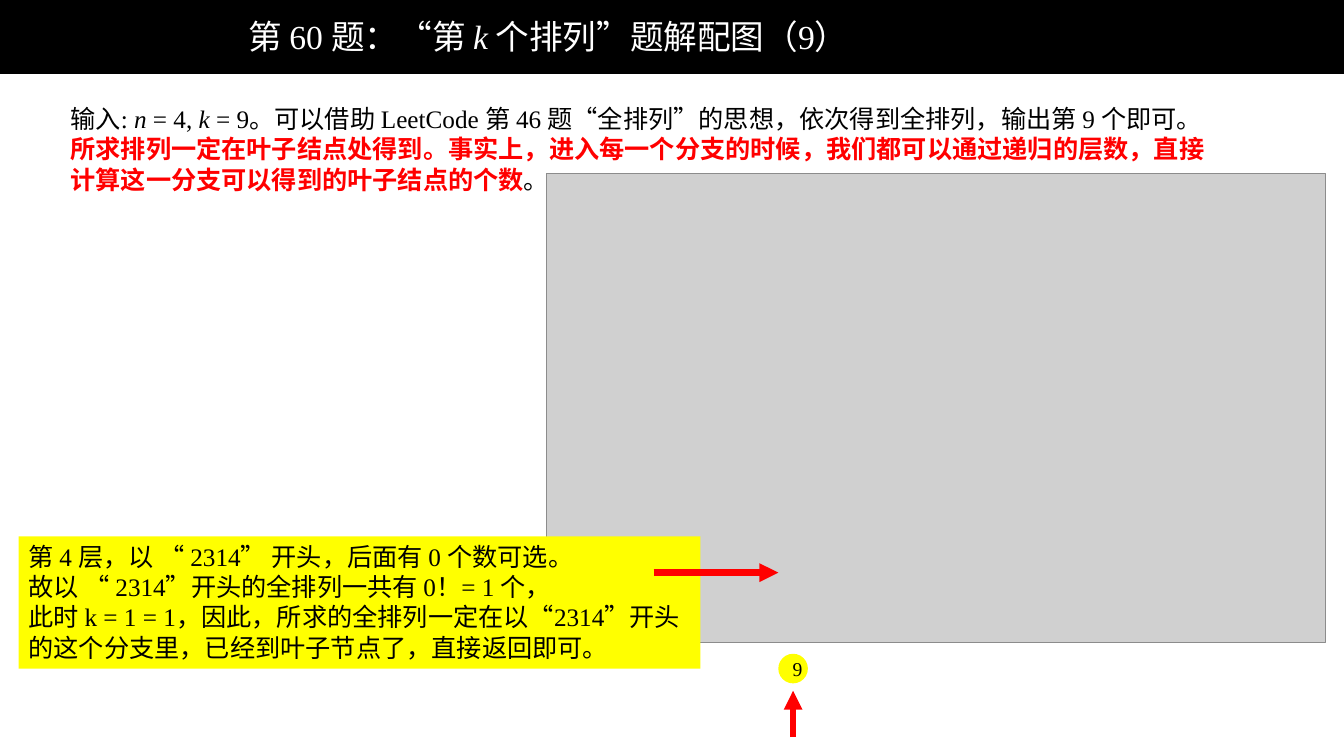
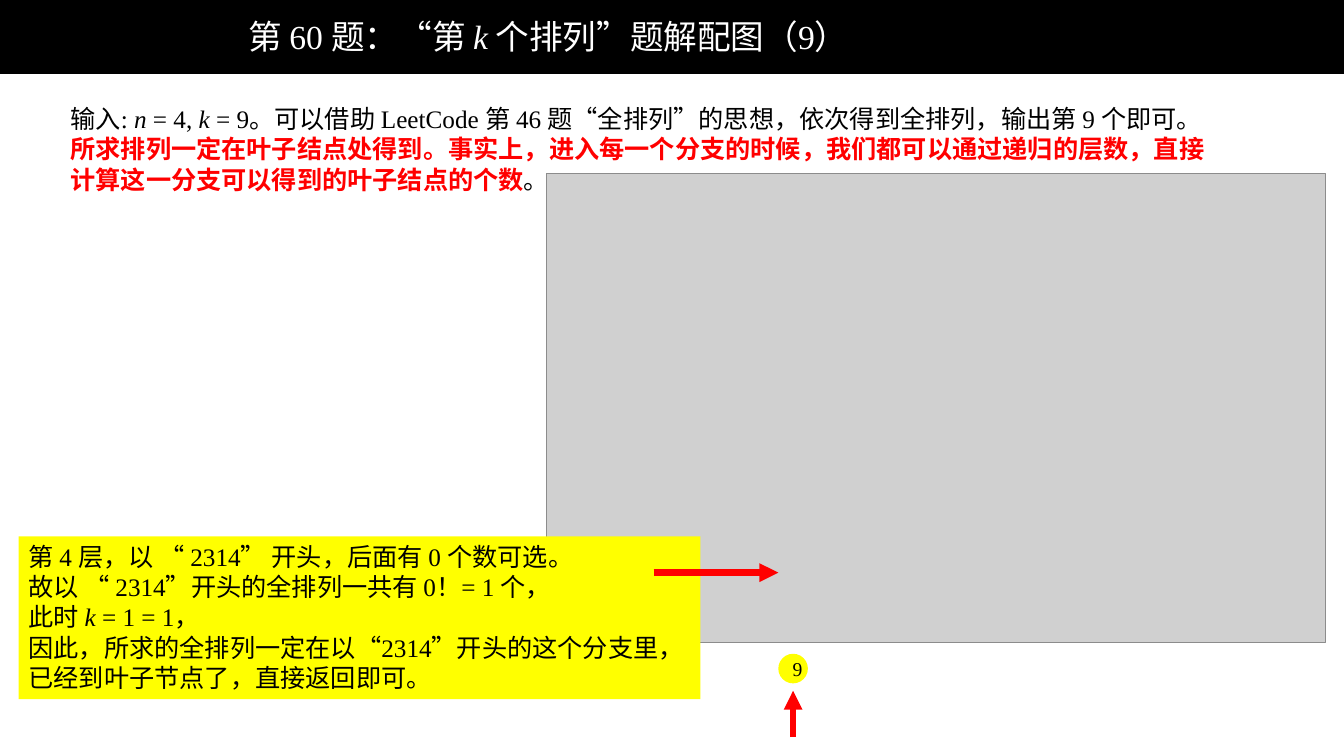
Before and after one commit to liweiwei1419/LeetCode-Solution-PPT, a slide deck: slide 9 of 0001-0100/LeetCode 第 60 题：“第 k 个排列”题解配图.pptx. Drawn at 1344x756 pixels with LibreOffice and Linux fonts; fonts in the diff are those of the drawing; grey boxes stand for pictures; background and template pictures are left out. Boxes give left, top, right and bottom in pixels: in the first picture for what was removed or moved away, otherwise in the second. Text is boxed around its words. In the diff, an @@ line names an element or a change of style, - is before the commit and + after.

```diff
--- a/0001-0100/LeetCode 第 60 题：“第 k 个排列”题解配图.pptx
+++ b/0001-0100/LeetCode 第 60 题：“第 k 个排列”题解配图.pptx
@@ rectangle "第 4 层，以 “ 2314” ...": place and size @@
-rectangle "第 4 层，以 “ 2314” ..." at [19, 536, 701, 668]
+rectangle "第 4 层，以 “ 2314” ..." at [19, 536, 701, 700]
@@ text in rectangle at [29, 604, 684, 690]: text changed @@
-此时 k = 1 = 1，因此，所求的全排列一定在以“2314”开头的这个分支里，已经到叶子节点了，直接返回即可。
+此时 k = 1 = 1，
+因此，所求的全排列一定在以“2314”开头的这个分支里，已经到叶子节点了，直接返回即可。
```
Also in this commit, not shown: 4 other slides changed.
